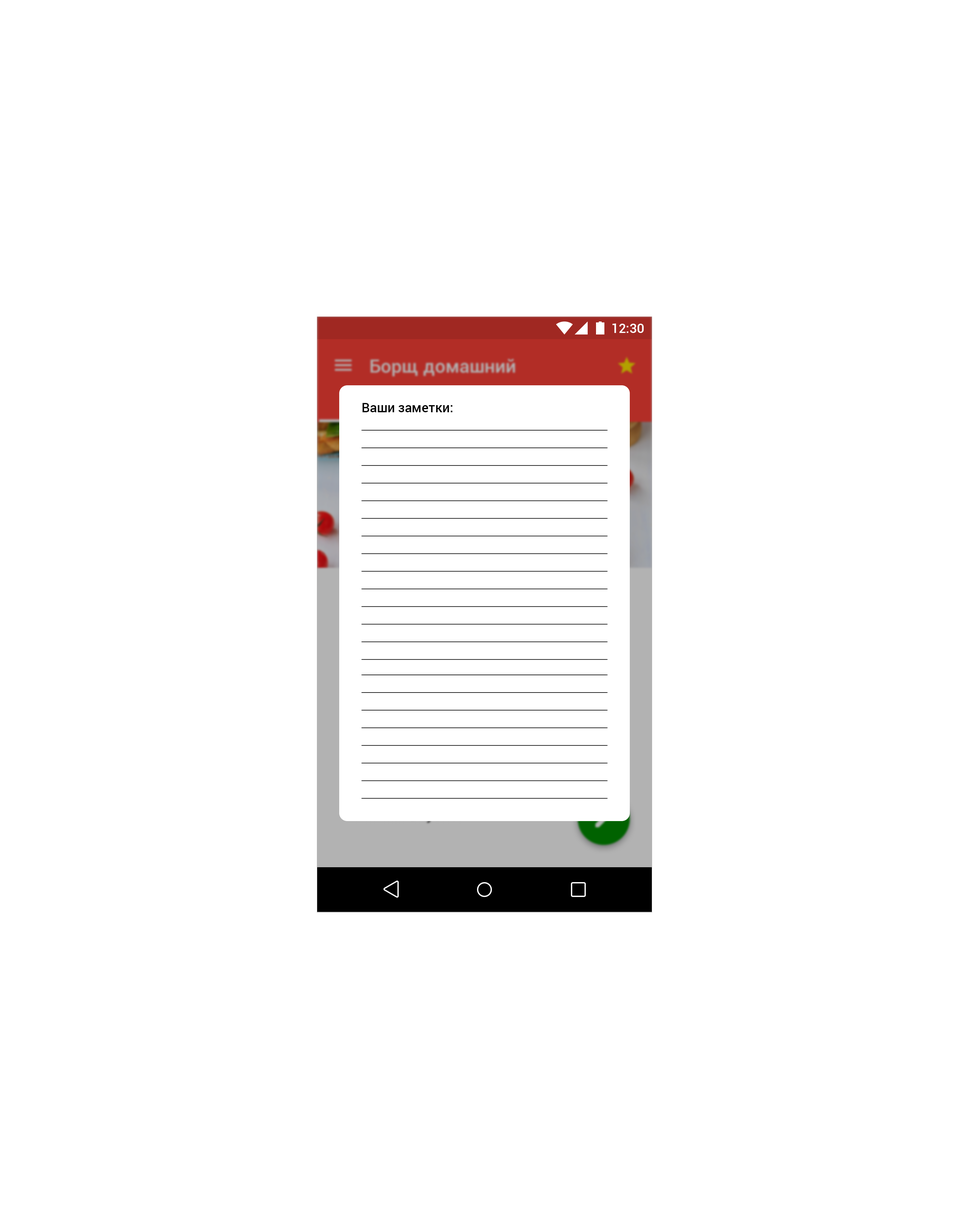
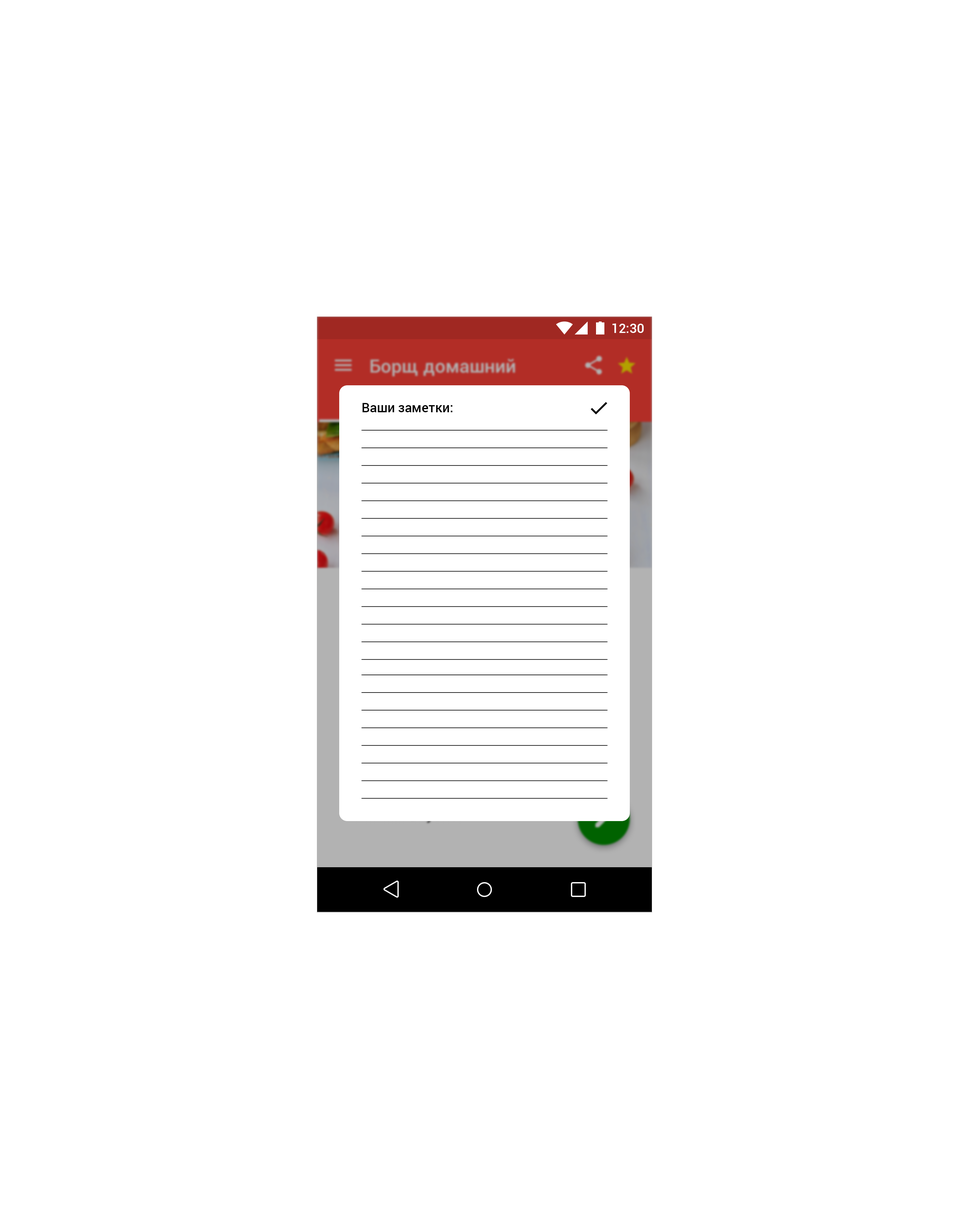
Layered file, before and after one edit (969px x 1229px). Changes by layer:
added group "done" with 2 layers in group "smachno_info_edit" over 590, 402, 608, 415
added layer "Compound Shape" (6th of 6, in "smachno_info_edit" › "done") in group "done" over 590, 402, 608, 415
painted on "-e-yellow_star" over 583, 354, 604, 377
